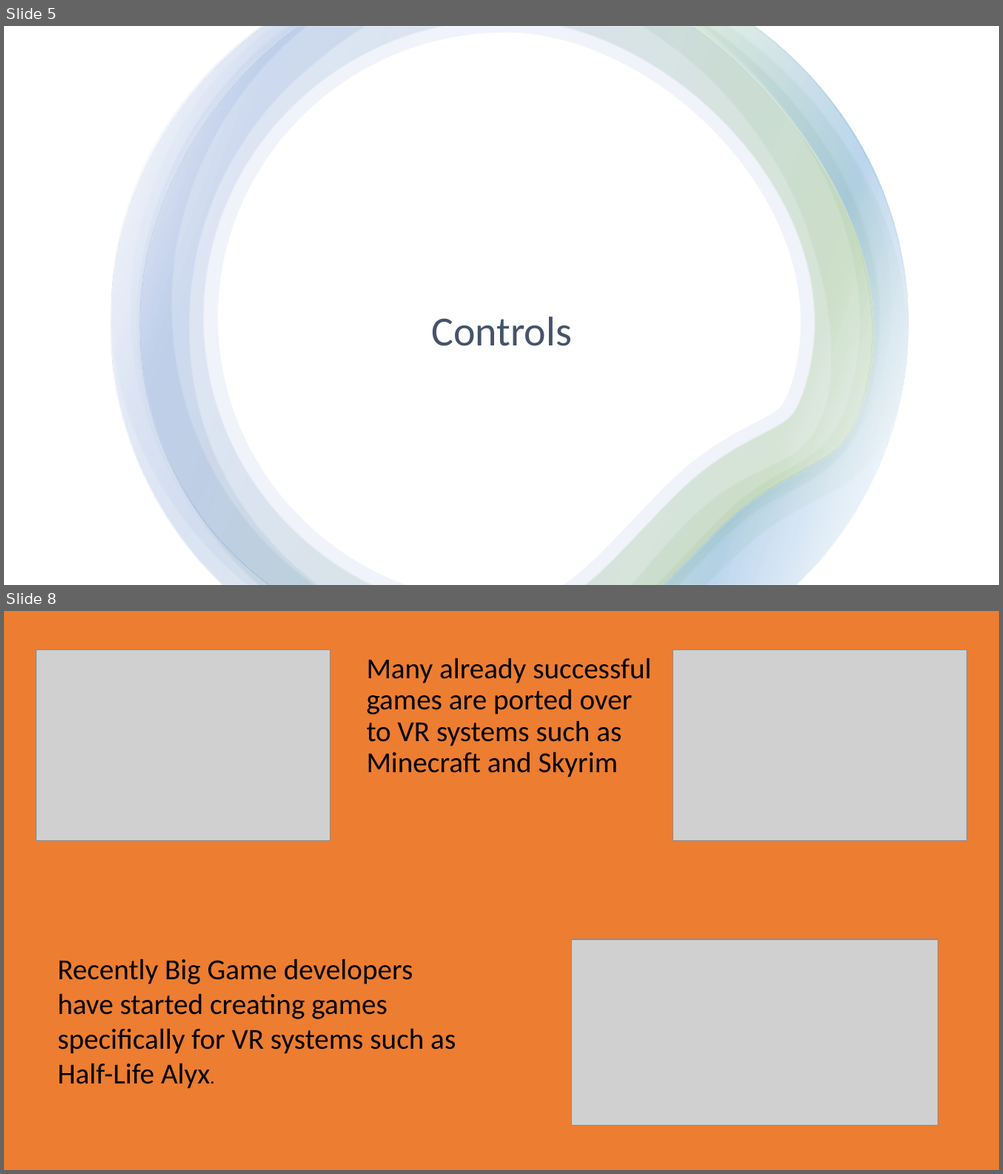
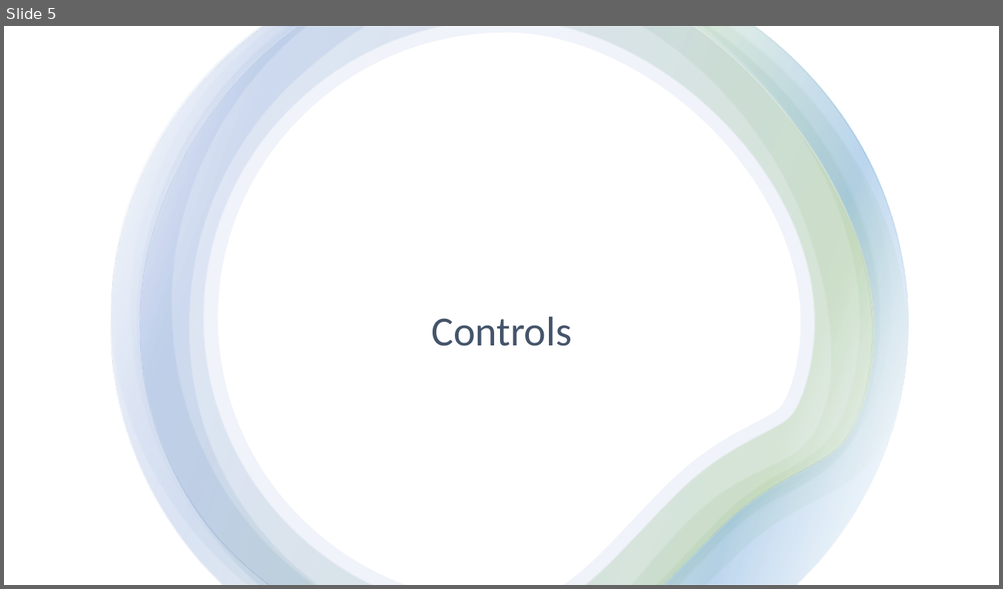
Before and after one commit to aaron020/vrproject, a slide deck: How does VR work_DavidCondon_19279655.pptx. Shown one above the other, each under a label of ours: slides 5 and 8 before the commit, slide 5 after it; the slides between them are not shown. The pictures are 1003x1174 and 1003x589 pixels, drawn with LibreOffice and Linux fonts; fonts in the diff are those of the drawing; grey boxes stand for pictures. Boxes give left, top, right and bottom in pixels: in the first picture for what was removed or moved away, otherwise in the second. Text is boxed around its words. In the diff, an @@ line names an element or a change of style, - is before the commit and + after.

```diff
--- a/How does VR work_DavidCondon_19279655.pptx
+++ b/How does VR work_DavidCondon_19279655.pptx
@@ slide 8 removed at (x1=4, y1=611, x2=999, y2=1170), background #ED7D31 @@
@@ picture removed at (x1=36, y1=649, x2=330, y2=841) @@
@@ picture removed at (x1=673, y1=649, x2=967, y2=841) @@
@@ text removed at (x1=367, y1=658, x2=651, y2=777) @@
-Many already successful games are ported over to VR systems such as Minecraft and Skyrim
@@ picture removed at (x1=571, y1=940, x2=937, y2=1126) @@
@@ text removed at (x1=57, y1=959, x2=455, y2=1089) @@
-Recently Big Game developers have started creating games specifically for VR systems such as Half-Life Alyx.
```
Also in this commit, not shown: 3 slides changed, 5 other slides removed.
